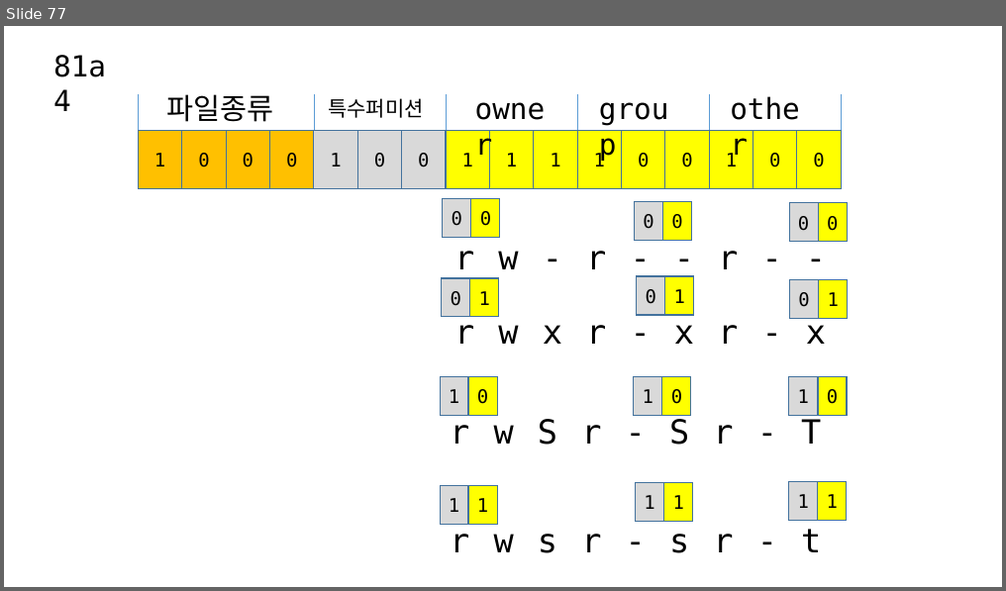
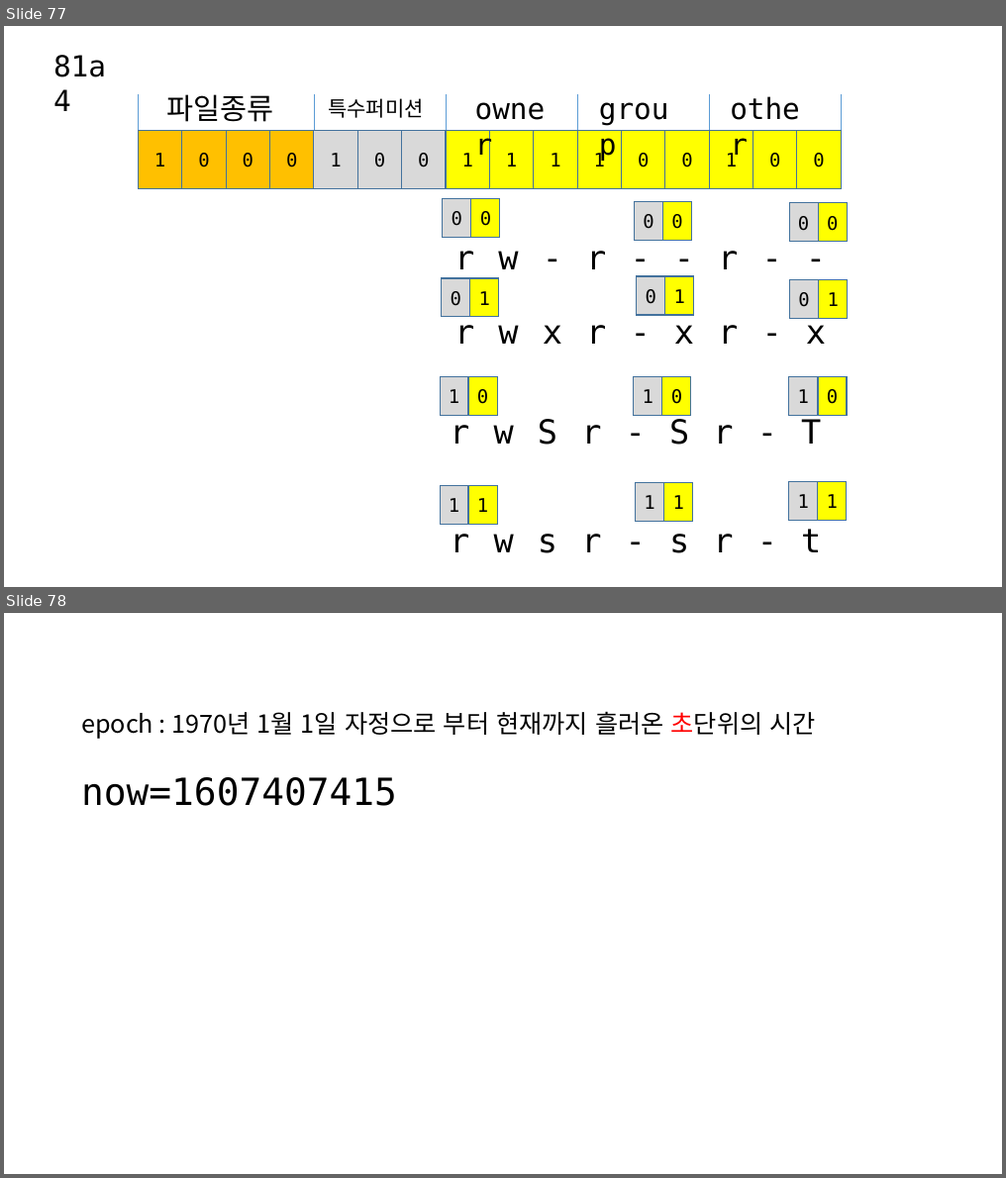
Before and after one commit to imguru-mooc/linux, a slide deck: 수업판서.pptx. Shown one above the other, each under a label of ours: slide 77 before the commit, slides 77 and 78 after it. The pictures are 1006x591 and 1006x1178 pixels, drawn with LibreOffice and Linux fonts; fonts in the diff are those of the drawing. Boxes give left, top, right and bottom in pixels: in the first picture for what was removed or moved away, otherwise in the second. Text is boxed around its words. In the diff, an @@ line names an element or a change of style, - is before the commit and + after.

```diff
--- a/수업판서.pptx
+++ b/수업판서.pptx
@@ slide 78 added at [4,613,1002,1174], background #FFFFFF @@
@@ text added at [81,711,816,806], 24 pt, text #000000 @@
+epoch : 1970년 1월 1일 자정으로 부터 현재까지 흘러온 초단위의 시간
+now=1607407415
```
Also in this commit, not shown: 8 other slides added, 8 other files.
